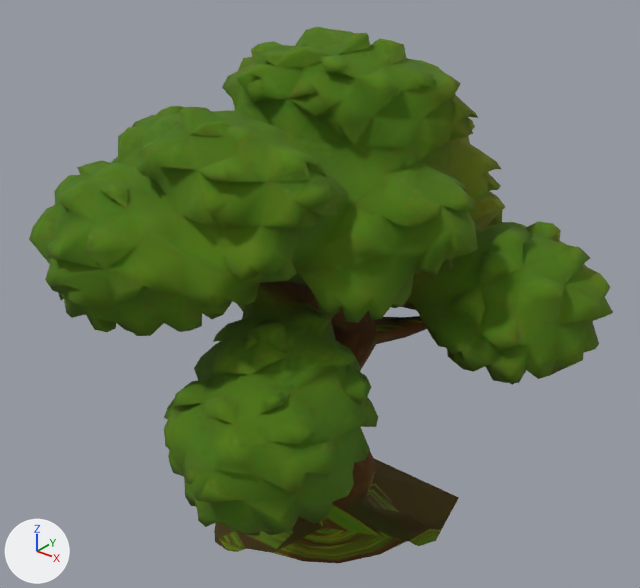
An edit to the glTF model public/models/foliage/oak_2_field.glb, drawn before and after from the same camera.
Before and after are seen from a camera (50 mm lens) standing at (7.03, -8.9, 9.31) and looking at (-0.15, 0.07, 3.75). The axes (+X, +Y, +Z) are drawn at lower left. The lights are the same throughout. The older version comes first. Where no turn or scale is listed for an object, it has been applied to the vertices. Vertices at exactly the same position are counted once.

The scene before the commit, as lines of its bpy script (objects in view):
```python
me_fable_oak_2 = bpy.data.meshes.new('Fable_oak_2')
me_fable_oak_2.from_pydata(...)  # 1894 vertices, 3775 faces; spans x -3.55..3.55, y -3.64..3.64, z -3.82..3.82
# faces by material slot: [419, 3356]
me_fable_oak_2.materials.append(mat_bark_normaltree)
me_fable_oak_2.materials.append(mat_leaves_normaltree)
ob_fable_oak_2 = bpy.data.objects.new('Fable_oak_2', me_fable_oak_2)
ob_fable_oak_2.location = (-0.01, 0.07, 3.58)
```
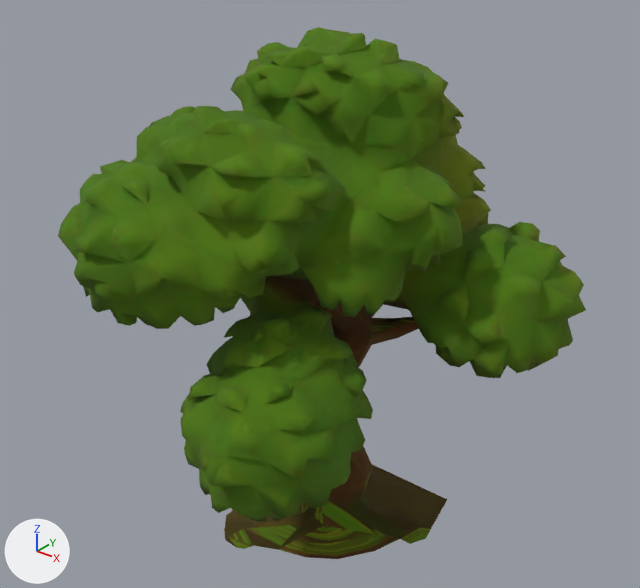
Changed parts and their boxes [x1, y1, x2, y2] in the pictures (640 x 588 px; the box of a moved part takes in the faces that stretch with it):
'Fable_oak_2', reshaped, moved (10% narrower): before [29, 27, 613, 563]; after [58, 27, 586, 559]
part 1 of me_fable_oak_2, moved or reshaped: before [29, 27, 613, 563]; after [58, 27, 586, 559]
part 2 of me_fable_oak_2, surface changed: before [364, 337, 377, 488]; after [329, 303, 431, 538]

Patch to the scene script:
```diff
--- a/public/models/foliage/oak_2_field.glb.py
+++ b/public/models/foliage/oak_2_field.glb.py
@@ me_fable_oak_2 @@
 # used by ob_fable_oak_2; location = (-0.01, 0.07, 3.58)
-me_fable_oak_2.from_pydata(...)  # 1894 vertices, 3775 faces; spans x -3.55..3.55, y -3.64..3.64, z -3.82..3.82
+me_fable_oak_2.from_pydata(...)  # 1894 vertices, 3775 faces; spans x -3.24..3.24, y -3.32..3.32, z -3.82..3.82
+# me_fable_oak_2 part 1: 1894 of 1894 vertices moved; they spanned x -3.55..3.55, y -3.64..3.64, z -3.82..3.82 and now span x -3.24..3.24, y -3.32..3.32, z -3.82..3.82; mean shift (0.02, 0.0, 0.0)
+# me_fable_oak_2 part 2: 22 kept faces spanning x -1.49..2.21, y -2.42..2.38, z -3.82..1.07 get new texture (UV) coordinates
 me_fable_oak_2.materials.append(mat_bark_normaltree)
```
